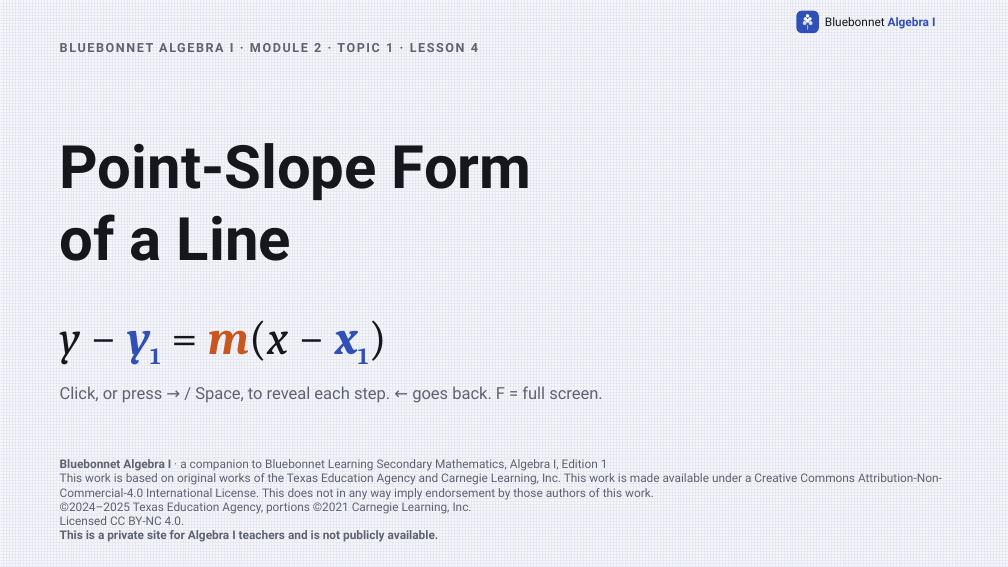
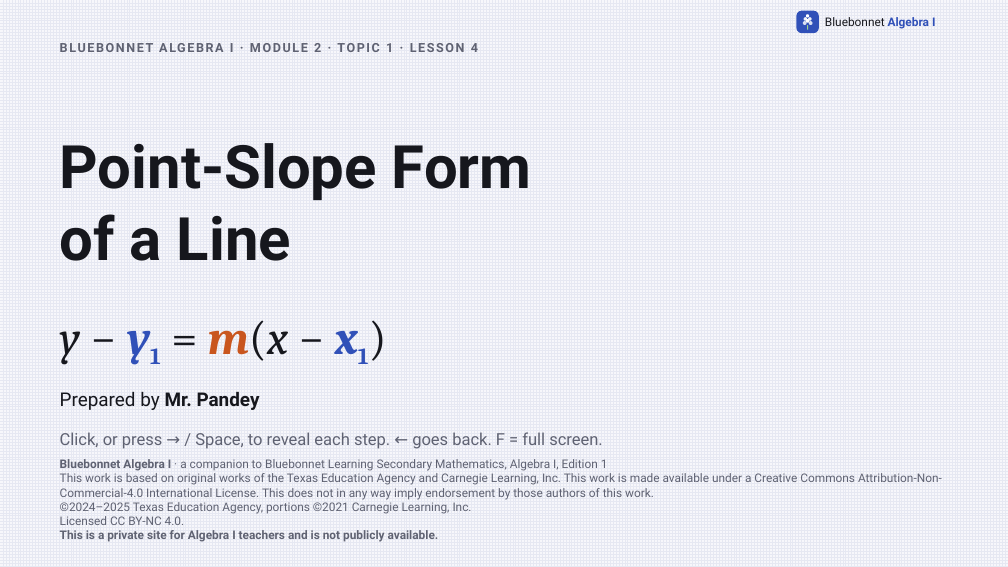
Before and after one commit to Apolloat2022/Algebra1M2U1L4, a slide deck: slide 1 of point-slope-form-lesson4.pptx. Drawn at 1008x567 pixels with LibreOffice and Linux fonts; fonts in the diff are those of the drawing. Boxes give left, top, right and bottom in pixels: in the first picture for what was removed or moved away, otherwise in the second. Text is boxed around its words. In the diff, an @@ line names an element or a change of style, - is before the commit and + after.

```diff
--- a/point-slope-form-lesson4.pptx
+++ b/point-slope-form-lesson4.pptx
@@ text added at [60,392,260,410], 18 pt, text #16171D @@
+Prepared by Mr. Pandey
@@ text "Click, or press → / ...": place and size @@
-text "Click, or press → / ..." at [60,386,603,403]
+text "Click, or press → / ..." at [60,432,603,449]
```
Also in this commit, not shown: 1 other file.
